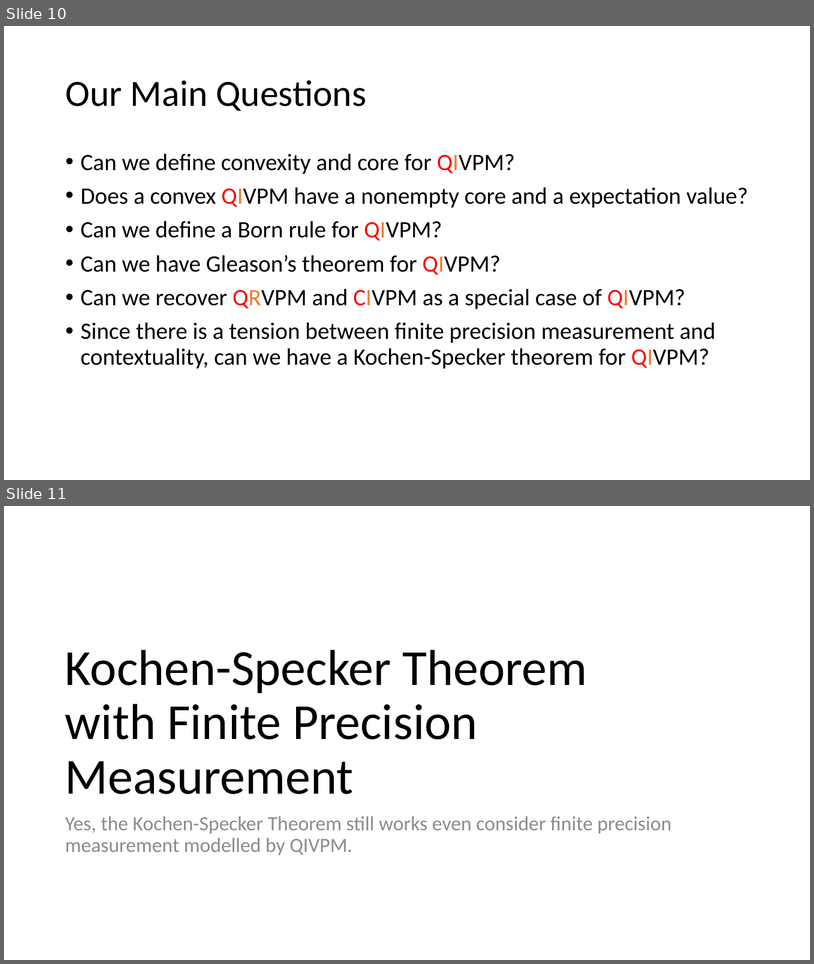
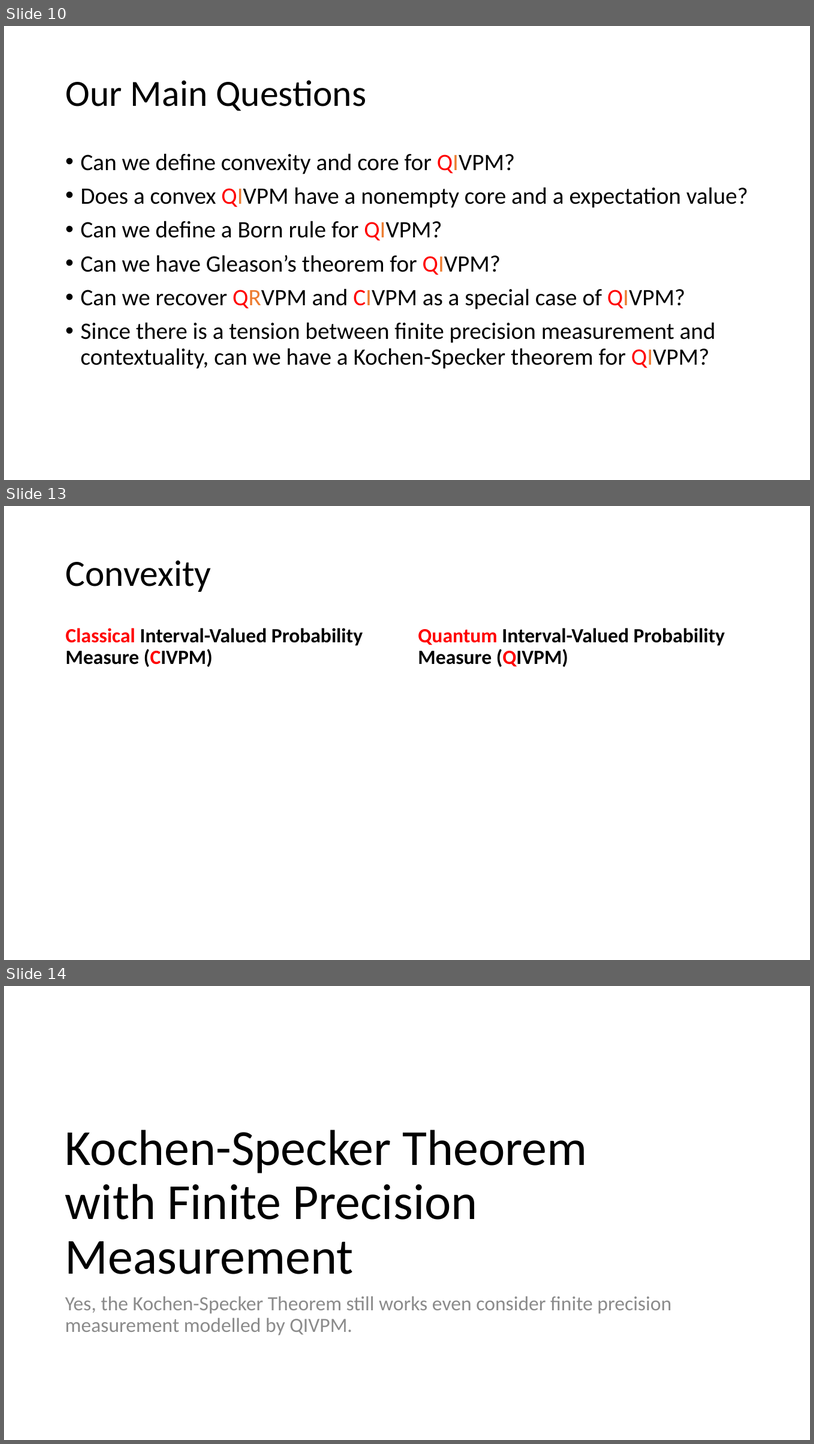
Before and after one commit to yuttai/Contextuality-and-Nonlocality-in-Discrete-Quantum-Theory, a slide deck: prop_letter.pptx. Shown one above the other, each under a label of ours: slides 10 and 11 before the commit, slides 10, 13 and 14 after it; the slides between them are not shown. The pictures are 814x964 and 814x1444 pixels, drawn with LibreOffice and Linux fonts; fonts in the diff are those of the drawing; grey boxes stand for pictures. Boxes give left, top, right and bottom in pixels: in the first picture for what was removed or moved away, otherwise in the second. Text is boxed around its words. In the diff, an @@ line names an element or a change of style, - is before the commit and + after.

```diff
--- a/prop_letter.pptx
+++ b/prop_letter.pptx
@@ slide 13 added at bbox=[4, 506, 810, 960], background #FFFFFF @@
@@ title added at bbox=[66, 560, 212, 592], 44 pt, text #000000 @@
+Convexity
@@ text added at bbox=[66, 628, 363, 667], 24 pt, text #000000, bold @@
+Classical Interval-Valued Probability Measure (CIVPM)
@@ text added at bbox=[418, 628, 725, 667], 24 pt, text #000000, bold @@
+Quantum Interval-Valued Probability Measure (QIVPM)
@@ what was slide 11 is now slide 14 @@
```
Also in this commit, not shown: 2 other slides added.
